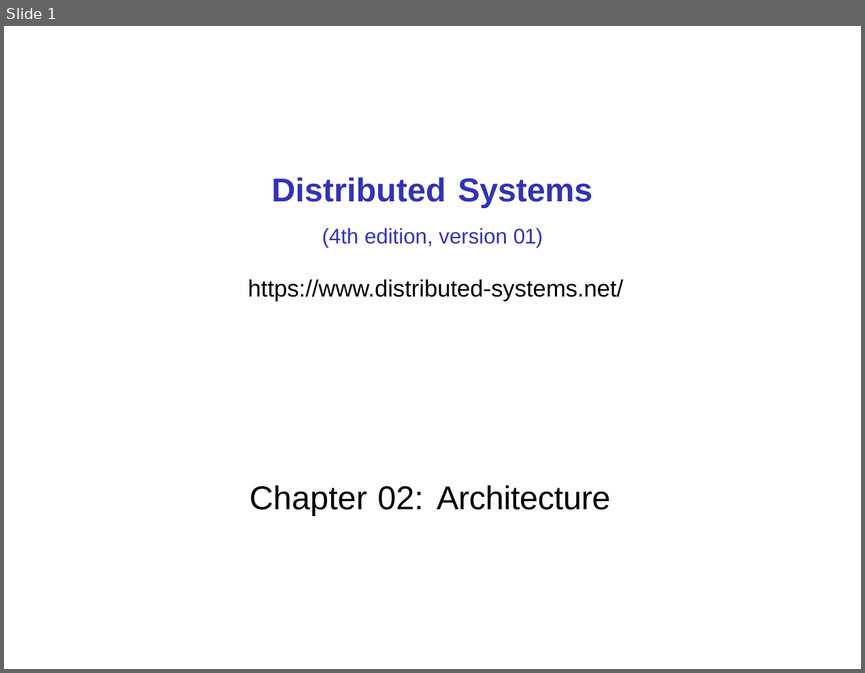
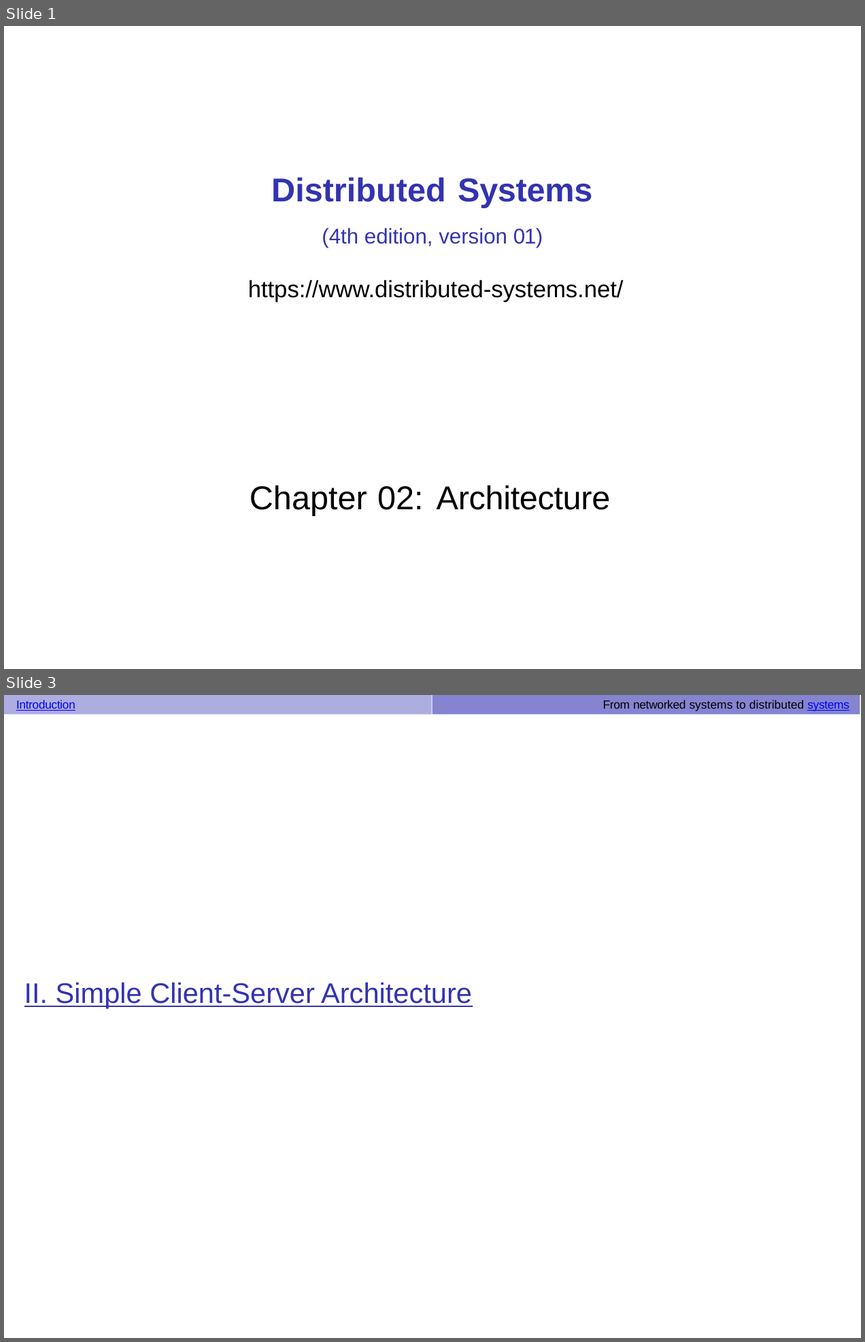
Before and after one commit to UVADS/distributed_computing, a slide deck: 03_dataframes_and_spark_sql/system_architecture_examples.pptx. Shown one above the other, each under a label of ours: slide 1 before the commit, slides 1 and 3 after it; the slides between them are not shown. The pictures are 865x673 and 865x1342 pixels, drawn with LibreOffice and Linux fonts; fonts in the diff are those of the drawing. Boxes give left, top, right and bottom in pixels: in the first picture for what was removed or moved away, otherwise in the second. Text is boxed around its words. In the diff, an @@ line names an element or a change of style, - is before the commit and + after.

```diff
--- a/03_dataframes_and_spark_sql/system_architecture_examples.pptx
+++ b/03_dataframes_and_spark_sql/system_architecture_examples.pptx
@@ slide 3 added at (x1=4, y1=695, x2=861, y2=1338), background #FFFFFF @@
@@ freeform shape added at (x1=4, y1=695, x2=432, y2=714), fill #ADADE0 @@
@@ text added at (x1=16, y1=700, x2=849, y2=711), 5 pt, text #000000 @@
+Introduction From networked systems to distributed systems
@@ freeform shape added at (x1=432, y1=695, x2=861, y2=714), fill #8484D1 @@
@@ title added at (x1=24, y1=983, x2=472, y2=1008), 12 pt, text #3333B2, underline @@
+II. Simple Client-Server Architecture
```
Also in this commit, not shown: 7 slides changed, 13 other slides added.
